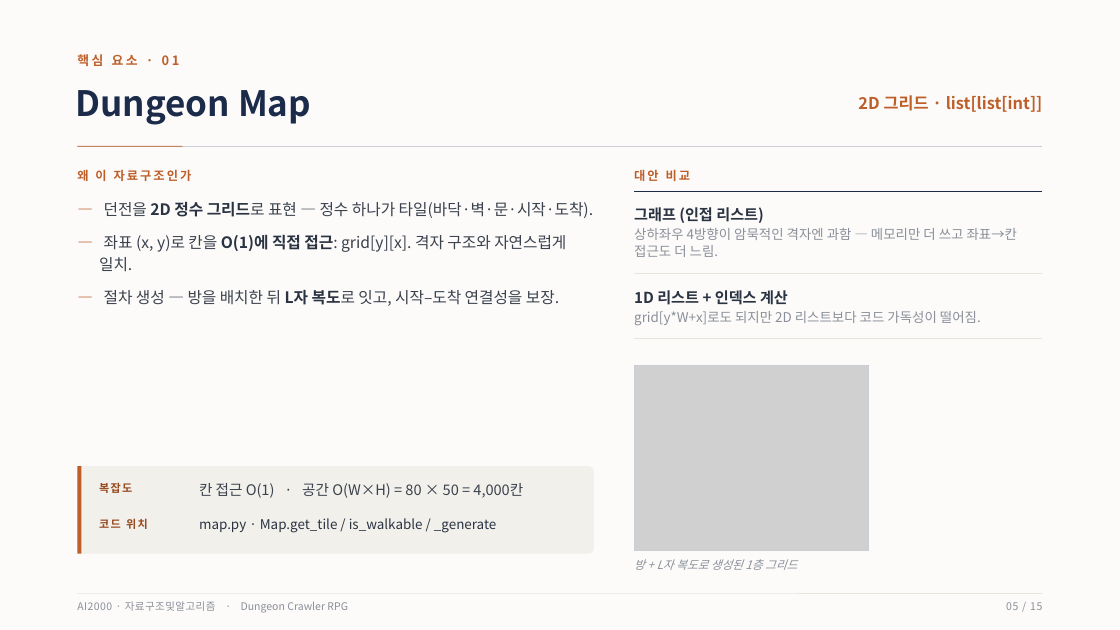
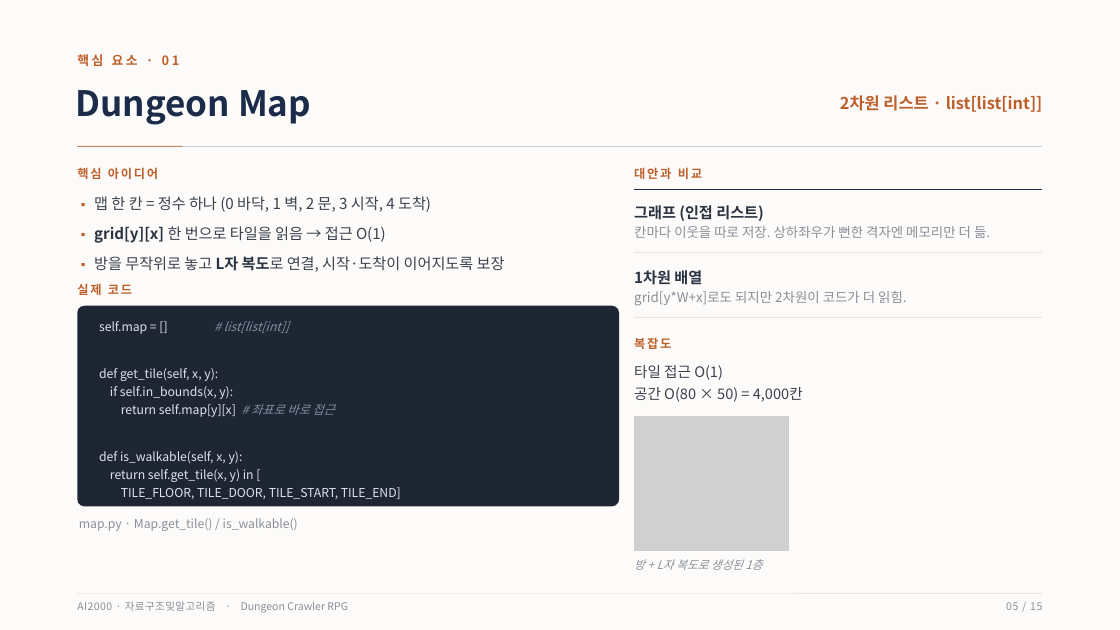
Before and after one commit to chcj5w0/DSA_Dungeon_Project, a slide deck: slide 5 of DSA_Project_평가발표.pptx. Drawn at 1120x630 pixels with LibreOffice and Linux fonts; fonts in the diff are those of the drawing; grey boxes stand for pictures. Boxes give left, top, right and bottom in pixels: in the first picture for what was removed or moved away, otherwise in the second. Text is boxed around its words. In the diff, an @@ line names an element or a change of style, - is before the commit and + after.

```diff
--- a/DSA_Project_평가발표.pptx
+++ b/DSA_Project_평가발표.pptx
@@ text at [840,95,1043,112]: text changed @@
-2D 그리드 · list[list[int]]
+2차원 리스트 · list[list[int]]
@@ text at [77,167,158,179]: text changed @@
-왜 이 자료구조인가
+핵심 아이디어
@@ text at [634,167,702,179]: text changed @@
-대안 비교
+대안과 비교
@@ text at [94,196,505,272]: text changed; size 13.5 to 13 pt @@
-— 던전을 2D 정수 그리드로 표현 — 정수 하나가 타일(바닥·벽·문·시작·도착).
-— 좌표 (x, y)로 칸을 O(1)에 직접 접근: grid[y][x]. 격자 구조와 자연스럽게 일치.
-— 절차 생성 — 방을 배치한 뒤 L자 복도로 잇고, 시작–도착 연결성을 보장.
+▪ 맵 한 칸 = 정수 하나 (0 바닥, 1 벽, 2 문, 3 시작, 4 도착)
+▪ grid[y][x] 한 번으로 타일을 읽음 → 접근 O(1)
+▪ 방을 무작위로 놓고 L자 복도로 연결, 시작·도착이 이어지도록 보장
@@ elbow line (634, 190) - (1043, 190): route changed @@
@@ text at [634,226,990,238]: text changed @@
-상하좌우 4방향이 암묵적인 격자엔 과함 — 메모리만 더 쓰고 좌표→칸 접근도 더 느림.
+칸마다 이웃을 따로 저장. 상하좌우가 뻔한 격자엔 메모리만 더 듦.
@@ elbow line moved from (634, 273) - (1043, 273) to (634, 253) - (1043, 253) @@
@@ text added at [77,283,132,295], 10.5 pt, text #BE5F2A, bold @@
+실제 코드
@@ text at [634,291,906,305]: text changed @@
-grid[y*W+x]로도 되지만 2D 리스트보다 코드 가독성이 떨어짐.
+grid[y*W+x]로도 되지만 2차원이 코드가 더 읽힘.
@@ text removed at [634,290,788,305] @@
-1D 리스트 + 인덱스 계산
@@ text added at [634,270,702,285], 13 pt, text #2A3342, bold @@
+1차원 배열
@@ rounded rectangle added at [77,306,619,507], fill #1E2633 @@
@@ text added at [99,321,401,499], 10.5 pt, text #DDE3EC @@
+self.map = [] # list[list[int]]
+def get_tile(self, x, y):
+if self.in_bounds(x, y):
+return self.map[y][x] # 좌표로 바로 접근
+def is_walkable(self, x, y):
+return self.get_tile(x, y) in [
+TILE_FLOOR, TILE_DOOR, TILE_START, TILE_END]
@@ elbow line moved from (634, 339) - (1043, 339) to (634, 318) - (1043, 318) @@
@@ text "복잡도": place and size @@
-text "복잡도" at [99,482,132,493]
+text "복잡도" at [634,337,671,349]
@@ text "복잡도" at [634,337,671,349]: size 9.5 to 10.5 pt, text colour #97491E to #BE5F2A, letter spacing 1.2 to 1.6 pt @@
@@ text at [634,365,803,402]: text changed @@
-칸 접근 O(1) · 공간 O(W×H) = 80 × 50 = 4,000칸
+타일 접근 O(1)
+공간 O(80 × 50) = 4,000칸
@@ picture: place and size @@
-picture at [634,365,869,550]
+picture at [634,417,789,550]
@@ rectangle: place and size @@
-rectangle at [634,365,869,550]
+rectangle at [634,417,789,550]
@@ rounded rectangle removed at [77,466,594,554] @@
@@ rectangle removed at [77,466,82,554] @@
@@ text at [79,518,298,531]: text changed; size 11.5 to 10.5 pt; text colour #2A3342 to #8A8F99 @@
-map.py · Map.get_tile / is_walkable / _generate
+map.py · Map.get_tile() / is_walkable()
@@ text removed at [99,518,148,529] @@
-코드 위치
@@ text at [634,559,762,570]: text changed @@
-방 + L자 복도로 생성된 1층 그리드
+방 + L자 복도로 생성된 1층
```
Also in this commit, not shown: 14 other slides changed, 10 other files.
